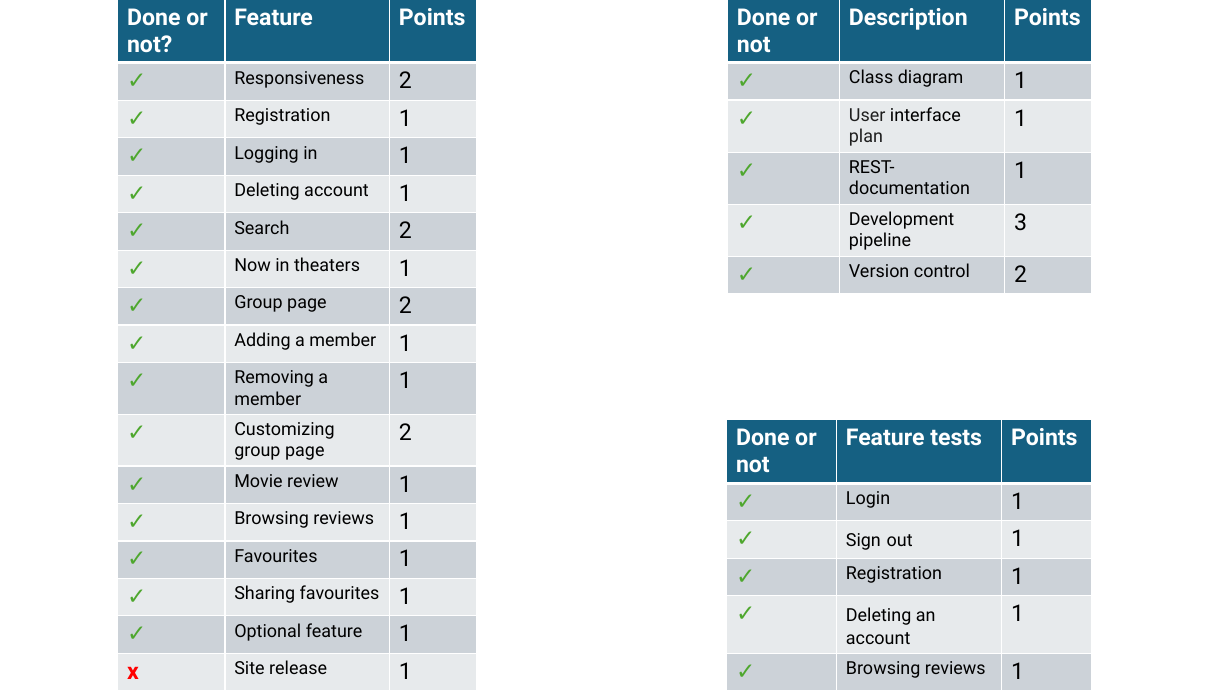
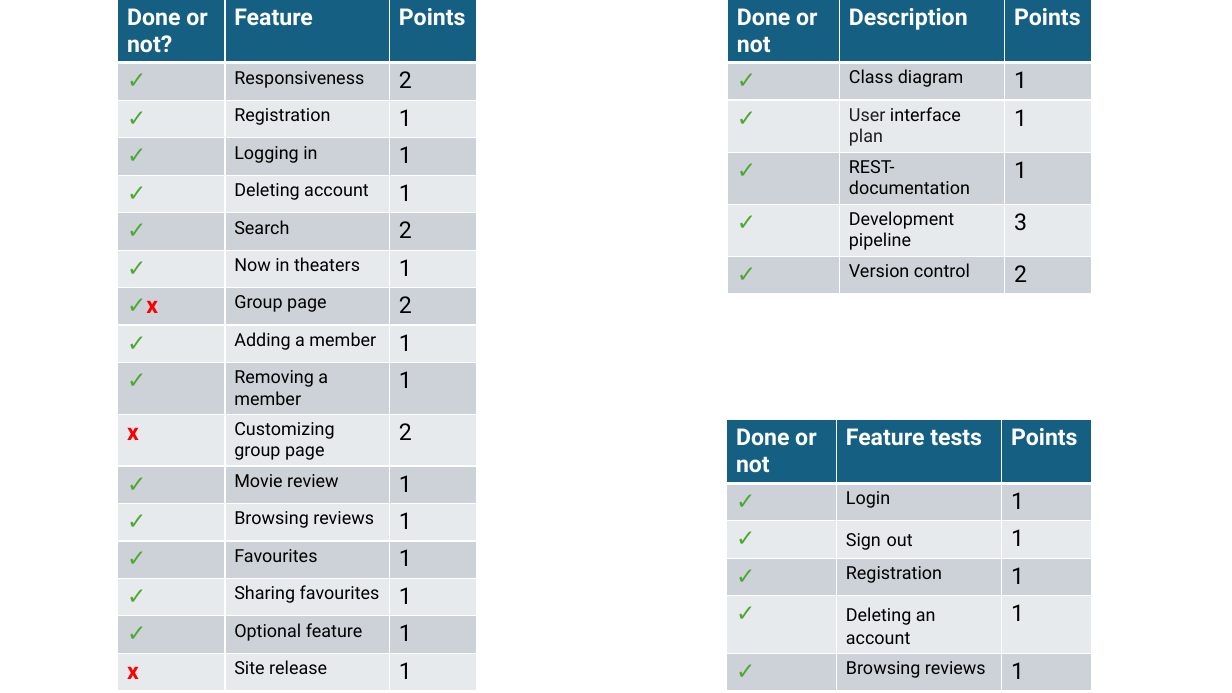
Before and after one commit to MeikaMorkula/Web-sovellusprojekti, a slide deck: slide 3 of Documentation/Ryhmä 15 Web Esitys.pptx. Drawn at 1232x693 pixels with LibreOffice and Linux fonts; fonts in the diff are those of the drawing. Boxes give left, top, right and bottom in pixels: in the first picture for what was removed or moved away, otherwise in the second. Text is boxed around its words. In the diff, an @@ line names an element or a change of style, - is before the commit and + after.

Commit message:
update

```diff
--- a/Documentation/Ryhmä 15 Web Esitys.pptx
+++ b/Documentation/Ryhmä 15 Web Esitys.pptx
@@ table at box(118, 0, 477, 693) @@
-row 8, column 1: ✓
+row 8, column 1: ✓x
-row 11, column 1: ✓
+row 11, column 1: x
```
Also in this commit, not shown: 1 other slide changed.
